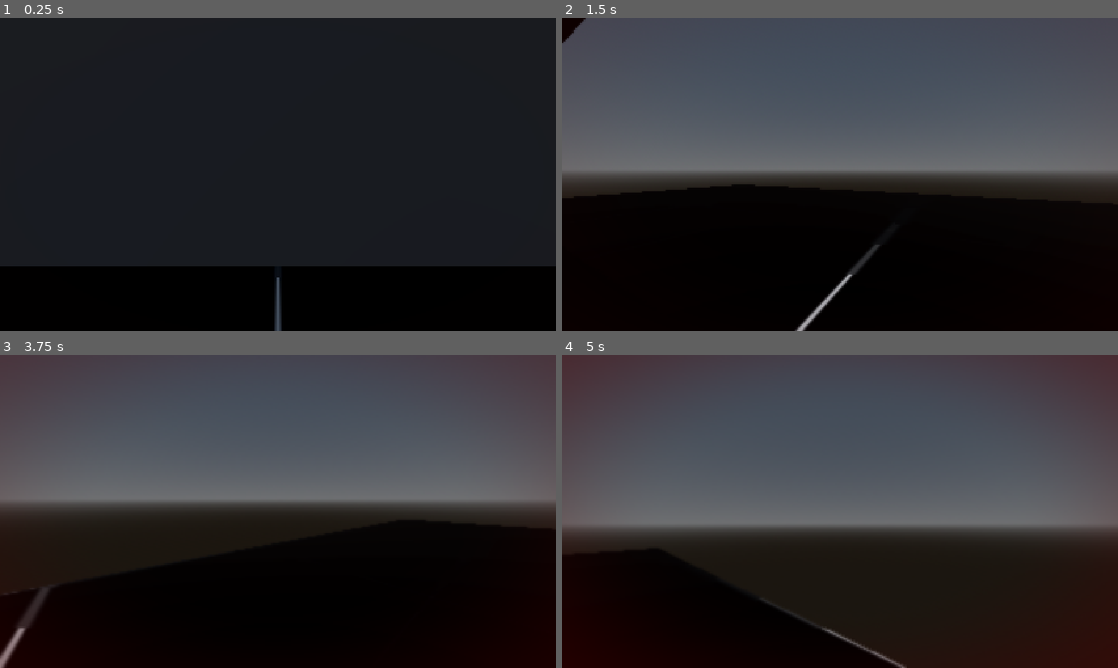
Above: before the commit, frames 1-4 (two rows, left to right).
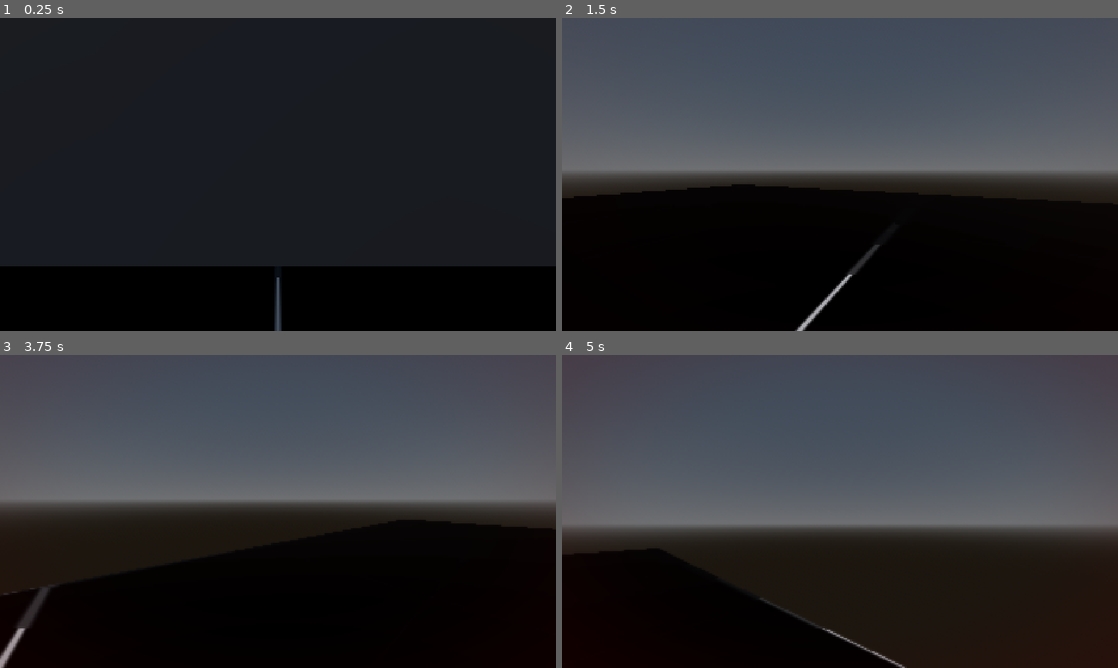
Above: after the commit, the same moments.

Repository: DidasLT/Gwueble-Jam-2026-Godot
Game: Godot game, scene res://Scenes/main.tscn
Two runs of this game, one before a commit and one after it. Both use one fixed random seed, a clock stepped at 60 frames per second and the inputs below.
Inputs (mouse positions are in pixels of both pictures, inside the frame that each line leads up to):
- Up to frame 1 (0.25 s): no input
- Up to frame 2 (1.5 s): tap Enter at 0.5 s; move the mouse to (867, 174) at 0.52 s; hold W (forward) from 0.53 s (still down); tap 1 (slot_1, bound only after the commit) at 0.6 s; tap 2 (slot_2, bound only after the commit) at 0.8, 1.35 s; move the mouse to (812, 174) at 1.27 s
- Up to frame 3 (3.75 s): keep holding W (forward); tap 1 (slot_1, bound only after the commit) at 1.55, 3.05 s; move the mouse to (289, 505) at 2.02 s; tap E (interact) at 2.1 s; tap 2 (slot_2, bound only after the commit) at 2.3 s; move the mouse to (272, 517) at 2.77 s; click (272, 517) at 2.85 s; move the mouse to (316, 514) at 3.52 s; hold Shift (sneak) from 3.53 s (still down)
- Up to frame 4 (5 s): keep holding W (forward); tap 2 (slot_2, bound only after the commit) at 3.8 s; move the mouse to (795, 508) at 4.27 s; release Shift (sneak) at 4.28 s; tap 1 (slot_1, bound only after the commit) at 4.35 s

The runs differ from the first frame. In frame 2, 0.2% of the frame differs, in the area x 0-5%, y 0-8%; in frame 3, 0.1%; in frame 4, less than 0.1%.

Commit message:
Added inventory

Diff:
--- a/Lighter.tres
+++ b/Lighter.tres
@@ -1,6 +1,7 @@
 [gd_resource type="Resource" script_class="Item" format=3 uid="uid://11y6puk3kke5"]
 
 [ext_resource type="Script" uid="uid://bcmncbrkwmqnn" path="res://Scripts/item_data.gd" id="1_ncdj8"]
+[ext_resource type="Texture2D" uid="uid://ci01gbcgffhf0" path="res://Textures/lighter_inventory_and_pickup.png" id="1_rxy6m"]
 [ext_resource type="AudioStream" uid="uid://b6nw765lrdfy7" path="res://lighterON.mp3" id="2_f0j68"]
 
 [resource]
@@ -11,4 +12,5 @@
 on_animation = "litLighter"
 is_toggleable = true
 use_sound = ExtResource("2_f0j68")
+icon = ExtResource("1_rxy6m")
 metadata/_custom_type_script = "uid://bcmncbrkwmqnn"
--- a/Scenes/PillBottle.tres
+++ b/Scenes/PillBottle.tres
@@ -1,5 +1,6 @@
 [gd_resource type="Resource" script_class="Item" format=3 uid="uid://bw55dcc85808m"]
 
+[ext_resource type="Texture2D" uid="uid://dlwu7vowcho1g" path="res://Textures/pillbottle.png" id="1_a2asr"]
 [ext_resource type="Script" uid="uid://bcmncbrkwmqnn" path="res://Scripts/item_data.gd" id="1_pkadu"]
 [ext_resource type="AudioStream" uid="uid://b61786muugxd1" path="res://swallowPill.mp3" id="2_lhjsl"]
 
@@ -8,5 +9,6 @@
 item_name = "Pill Bottle"
 pickup_animation = "BottleHold"
 use_sound = ExtResource("2_lhjsl")
+icon = ExtResource("1_a2asr")
 is_consumable = true
 metadata/_custom_type_script = "uid://bcmncbrkwmqnn"
--- a/Scenes/main.tscn
+++ b/Scenes/main.tscn
@@ -31,6 +31,8 @@
 
 [sub_resource type="StandardMaterial3D" id="StandardMaterial3D_bo1nx"]
 albedo_color = Color(0.16898826, 0.062337354, 0, 1)
+
+[sub_resource type="StandardMaterial3D" id="StandardMaterial3D_f0j68"]
 
 [sub_resource type="StandardMaterial3D" id="StandardMaterial3D_21xkr"]
 shading_mode = 0
@@ -87,6 +89,16 @@
 size = Vector3(1.2912083, 0.060409546, 2.305893)
 material = SubResource("StandardMaterial3D_bo1nx")
 
+[node name="Item" parent="." unique_id=770430684 instance=ExtResource("3_8gbba")]
+transform = Transform3D(1, 0, 0, 0, 1, 0, 0, 0, 1, 0.21422625, 1.0448403, 5.562788)
+item_data = ExtResource("7_344ge")
+
+[node name="Sprite3D" type="Sprite3D" parent="Item" unique_id=147042410]
+billboard = 1
+shaded = true
+texture_filter = 0
+texture = ExtResource("8_ynf5e")
+
 [node name="Lighter" parent="." unique_id=1953862076 instance=ExtResource("3_8gbba")]
 transform = Transform3D(1, 0, 0, 0, 1, 0, 0, 0, 1, 0.16190767, 1.0308566, 4.915416)
 item_data = ExtResource("4_jjvhh")
@@ -110,11 +122,14 @@
 
 [node name="CSGBox3D5" type="CSGBox3D" parent="CSGCombiner3D2" unique_id=952883782]
 transform = Transform3D(1, 0, 0, 0, 1, 0, 0, 0, 1, 1.5021229, 2.9278114, 16.057127)
+material_override = ExtResource("1_jjgbg")
 size = Vector3(26.521591, 6.0323486, 1.3671265)
 
 [node name="CSGBox3D6" type="CSGBox3D" parent="CSGCombiner3D2" unique_id=723475504]
-transform = Transform3D(1, 0, 0, 0, 1, 0, 0, 0, 1, 1.5021229, 5.4771585, 5.66844)
-size = Vector3(26.521591, 0.9336548, 22.1445)
+transform = Transform3D(1, 0, 0, 0, -1, -8.742278e-08, 0, 8.742278e-08, -1, 1.3295317, 5.5214987, 6.020338)
+material_override = ExtResource("1_jjgbg")
+size = Vector3(25.559597, 0.9336548, 19.593987)
+material = SubResource("StandardMaterial3D_f0j68")
 
 [node name="CSGBox3D4" type="CSGBox3D" parent="CSGCombiner3D2" unique_id=1909125197]
 transform = Transform3D(1, 0, 0, 0, 1, 0, 0, 0, 1, 14.385641, 2.9278114, 5.8204303)
@@ -138,13 +153,3 @@
 light_volumetric_fog_energy = 1.035
 light_size = 0.099
 light_specular = 1.767
-
-[node name="Item" parent="." unique_id=770430684 instance=ExtResource("3_8gbba")]
-transform = Transform3D(1, 0, 0, 0, 1, 0, 0, 0, 1, 0.21422625, 1.0448403, 5.562788)
-item_data = ExtResource("7_344ge")
-
-[node name="Sprite3D" type="Sprite3D" parent="Item" unique_id=147042410]
-billboard = 1
-shaded = true
-texture_filter = 0
-texture = ExtResource("8_ynf5e")
--- a/Scenes/player.tscn
+++ b/Scenes/player.tscn
@@ -155,6 +155,34 @@
 horizontal_alignment = 1
 vertical_alignment = 1
 
+[node name="InventoryUI" type="CanvasLayer" parent="." unique_id=847391552]
+
+[node name="Slot1Icon" type="TextureRect" parent="InventoryUI" unique_id=1862104810]
+anchors_preset = 7
+anchor_left = 0.5
+anchor_top = 1.0
+anchor_right = 0.5
+anchor_bottom = 1.0
+offset_left = -126.0
+offset_top = -112.0
+offset_right = -28.0
+offset_bottom = -10.0
+grow_horizontal = 2
+grow_vertical = 0
+
+[node name="Slot2Icon" type="TextureRect" parent="InventoryUI" unique_id=1178497164]
+anchors_preset = 7
+anchor_left = 0.5
+anchor_top = 1.0
+anchor_right = 0.5
+anchor_bottom = 1.0
+offset_left = -25.0
+offset_top = -133.0
+offset_right = 115.0
+grow_horizontal = 2
+grow_vertical = 0
+expand_mode = 1
+
 [node name="EffectsLayer" type="CanvasLayer" parent="." unique_id=1965722073]
 
 [node name="EffectsRect" type="ColorRect" parent="EffectsLayer" unique_id=2047383058]
@@ -176,3 +204,5 @@
 pitch_scale = 0.86
 
 [node name="UseSFX" type="AudioStreamPlayer" parent="." unique_id=462159925]
+
+[node name="LighterFlickerTimer" type="Timer" parent="." unique_id=2108438216]
--- a/Scripts/InfectionManager.gd
+++ b/Scripts/InfectionManager.gd
@@ -3,7 +3,9 @@
 signal infection_stage_changed(stage: int)
 signal player_died
 
-@export var time_to_death : float = 15.0
+
+
+@export var time_to_death : float = 30.0
 var infection_level : float = 0.0
 var current_stage : int = 0
 var stage_thresholds : Array[float] = [0.25, 0.5, 0.75, 1.0]
--- a/Scripts/item_data.gd
+++ b/Scripts/item_data.gd
@@ -10,6 +10,7 @@
 @export var light_energy : float = 1.5
 @export var light_range : float = 3.0
 @export var use_sound : AudioStream
+@export var icon : Texture2D
 
 @export var is_consumable : bool = false     # true = used up on pickup, not held
 @export var infection_relief : float = 0.15  # how much it reduces infection_level (0-1 range)
--- a/Scripts/player.gd
+++ b/Scripts/player.gd
@@ -10,6 +10,10 @@
 @export var air_control: float = 5.0
 @export var air_ressistance: float = 2.0
 
+var death_angular_velocity : float = 0.0
+@export var fall_gravity : float = 4.0
+@export var max_fall_angle : float = 90.0
+
 #bobbing
 @export var bob_amplitude : float = 0.08
 @export var bob_speed : float
@@ -22,6 +26,9 @@
 @export var hand_bob_speed : float = 4.0
 @export var hand_sway_amount : float = 0.01
 
+@export var inventory_size : int = 2
+var inventory : Array = [null, null]   # holds Item resources, null = empty slot
+var current_slot : int = 0             # which slot is "equipped"/held
 
 var hand_bob_time : float = 0.0
 var hand_default_pos : Vector3
@@ -53,14 +60,20 @@
 @onready var use_sfx = $UseSFX
 @onready var effects_material = $EffectsLayer/EffectsRect.material
 @onready var effectLayer = $EffectsLayer
+@onready var slot_icons = [$InventoryUI/Slot1Icon, $InventoryUI/Slot2Icon]
+@onready var flicker_timer = $LighterFlickerTimer
 
 func pickup_item(item: Item) -> void:
-	print("Picking up: ", item.item_name, " | pickup_animation: '", item.pickup_animation, "'")
-	equipped_item = item
-	item_active = false
-	hand_sprite.visible = true
-	hand_sprite.play(item.pickup_animation)
-	print("Currently playing: ", hand_sprite.animation)
+	var empty_slot = inventory.find(null)
+	if empty_slot != -1:
+		inventory[empty_slot] = item
+		current_slot = empty_slot
+	else:
+		# no empty slot, replace currently held item
+		inventory[current_slot] = item
+
+	_equip_current_slot()
+	_update_inventory_ui()
 
 	# normal equip flow for held items
 	equipped_item = item
@@ -79,8 +92,9 @@
 	InfectionManager.player_died.connect(_on_died)
 	hand_default_pos = hand_sprite.position
 	hand_sprite.visible = false
-
-func _process(delta: float) -> void:
+	flicker_timer.timeout.connect(_on_flicker_check)
+
+func _process(_delta: float) -> void:
 	effects_material.set_shader_parameter("infection_level", InfectionManager.infection_level)
 
 func _unhandled_input(event: InputEvent) -> void:
@@ -145,6 +159,16 @@
 			hand_sprite.play(equipped_item.idle_animation)
 		item_light.visible = item_active
 
+
+	if Input.is_action_just_pressed("slot_1"):
+		current_slot = 0
+		_equip_current_slot()
+		_update_inventory_ui()   # <- make sure this is here too, so the highlight moves correctly
+	if Input.is_action_just_pressed("slot_2"):
+		current_slot = 1
+		_equip_current_slot()
+		_update_inventory_ui()   # <- and here
+
 	if Input.is_action_just_pressed("interact") and current_interactable:
 		current_interactable.interact(self)
 
@@ -161,7 +185,9 @@
 var held_item : String = ""
 
 func _use_consumable() -> void:
-	var item = equipped_item
+	var item = inventory[current_slot]
+	if item == null or not item.is_consumable:
+		return
 
 	if item.use_sound:
 		use_sfx.stream = item.use_sound
@@ -169,10 +195,11 @@
 
 	InfectionManager.reduce_infection(item.infection_relief)
 
-	equipped_item = null
-	hand_sprite.visible = false
-
-func _on_consumable_finished(item: Item) -> void:
+	inventory[current_slot] = null
+	_equip_current_slot()
+	_update_inventory_ui()
+
+func _on_consumable_finished(_item: Item) -> void:
 	hand_sprite.visible = false
 
 func _apply_item_state() -> void:
@@ -188,6 +215,13 @@
 
 	if equipped_item.use_sound:
 		pass
+
+func _on_flicker_check() -> void:
+	if item_active and equipped_item and equipped_item.is_toggleable:
+		if randf() < 0.01:  # 1% chance
+			item_active = false
+			hand_sprite.play(equipped_item.idle_animation)
+			item_light.visible = false
 
 func _on_stage_changed(stage: int) -> void:
 	match stage:
@@ -218,12 +252,30 @@
 		var idle_offset = Vector3(0, sin(hand_bob_time) * 0.005, 0)
 		hand_sprite.position = hand_sprite.position.lerp(hand_default_pos + idle_offset, delta * 5.0)
 
+func _equip_current_slot() -> void:
+	var itemCurrent = inventory[current_slot]
+	if itemCurrent == null:
+		hand_sprite.visible = false
+		equipped_item = null
+		return
+
+	equipped_item = itemCurrent
+	item_active = false
+	hand_sprite.visible = true
+	hand_sprite.play(itemCurrent.pickup_animation)
+
+func _update_inventory_ui() -> void:
+	for i in range(inventory.size()):
+		var item = inventory[i]
+		slot_icons[i].texture = item.icon if item else null
+		slot_icons[i].modulate = Color.WHITE if i == current_slot else Color(0.5, 0.5, 0.5)
+
 func _on_died() -> void:
 	is_dying = true
-	death_start_head_y = head.position.y
-	death_target_head_y = max(head.position.y - death_head_drop, min_head_height)
+	death_angular_velocity = 0.0
 	death_sound.play()
 	effectLayer.visible = false
+	hand_sprite.visible = false
 
 func _show_death_screen() -> void:
 	if death_screen_shown:
@@ -234,14 +286,15 @@
 	tween.tween_property(death_overlay, "modulate:a", 1.0, 2.0)
 
 func _process_death(delta: float) -> void:
-	# tilt camera sideways/down like collapsing
-	camera.rotation.z = lerp(camera.rotation.z, deg_to_rad(85), delta * 1.5)
-	camera.rotation.x = lerp(camera.rotation.x, deg_to_rad(-30), delta * 1.5)
-	head.position.y = lerp(head.position.y, head.position.y - 1.0, delta * 1.0)
-	hand_sprite.visible = false
-
-	if abs(camera.rotation.z - deg_to_rad(85)) < 0.05:
+	death_angular_velocity += fall_gravity * delta
+	camera.rotation.z += death_angular_velocity * delta
+
+	var max_rad = deg_to_rad(max_fall_angle)
+	if camera.rotation.z >= max_rad:
+		camera.rotation.z = max_rad
 		_show_death_screen()
+
+	head.position.y = lerp(head.position.y, death_target_head_y, delta * 2.0)
 
 var death_screen_shown : bool = false
 
--- a/project.godot
+++ b/project.godot
@@ -27,6 +27,7 @@
 
 window/size/viewport_width=1920
 window/size/viewport_height=1080
+window/size/mode=3
 window/stretch/mode="canvas_items"
 window/stretch/aspect="expand"
 
@@ -76,6 +77,16 @@
 "events": [Object(InputEventMouseButton,"resource_local_to_scene":false,"resource_name":"","device":-1,"window_id":0,"a …(253 unchanged characters)…
 ]
 }
+slot_1={
+"deadzone": 0.2,
+"events": [Object(InputEventKey,"resource_local_to_scene":false,"resource_name":"","device":-1,"window_id":0,"alt_pressed":false,"shift_pressed":false,"ctrl_pressed":false,"meta_pressed":false,"pressed":false,"keycode":0,"physical_keycode":49,"key_label":0,"unicode":49,"location":0,"echo":false,"script":null)
+]
+}
+slot_2={
+"deadzone": 0.2,
+"events": [Object(InputEventKey,"resource_local_to_scene":false,"resource_name":"","device":-1,"window_id":0,"alt_pressed":false,"shift_pressed":false,"ctrl_pressed":false,"meta_pressed":false,"pressed":false,"keycode":0,"physical_keycode":50,"key_label":0,"unicode":50,"location":0,"echo":false,"script":null)
+]
+}
 
 [physics]
 
